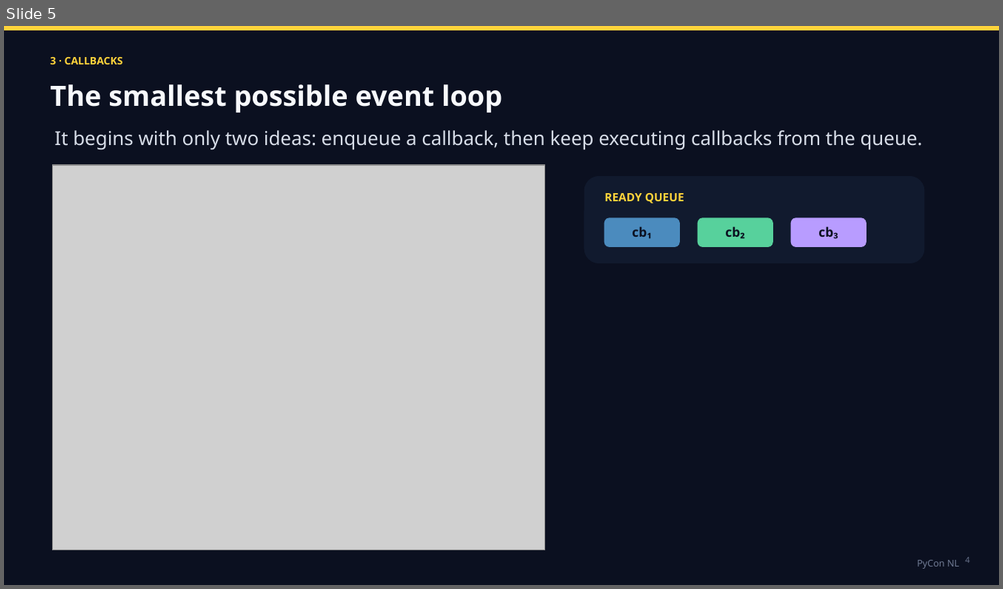
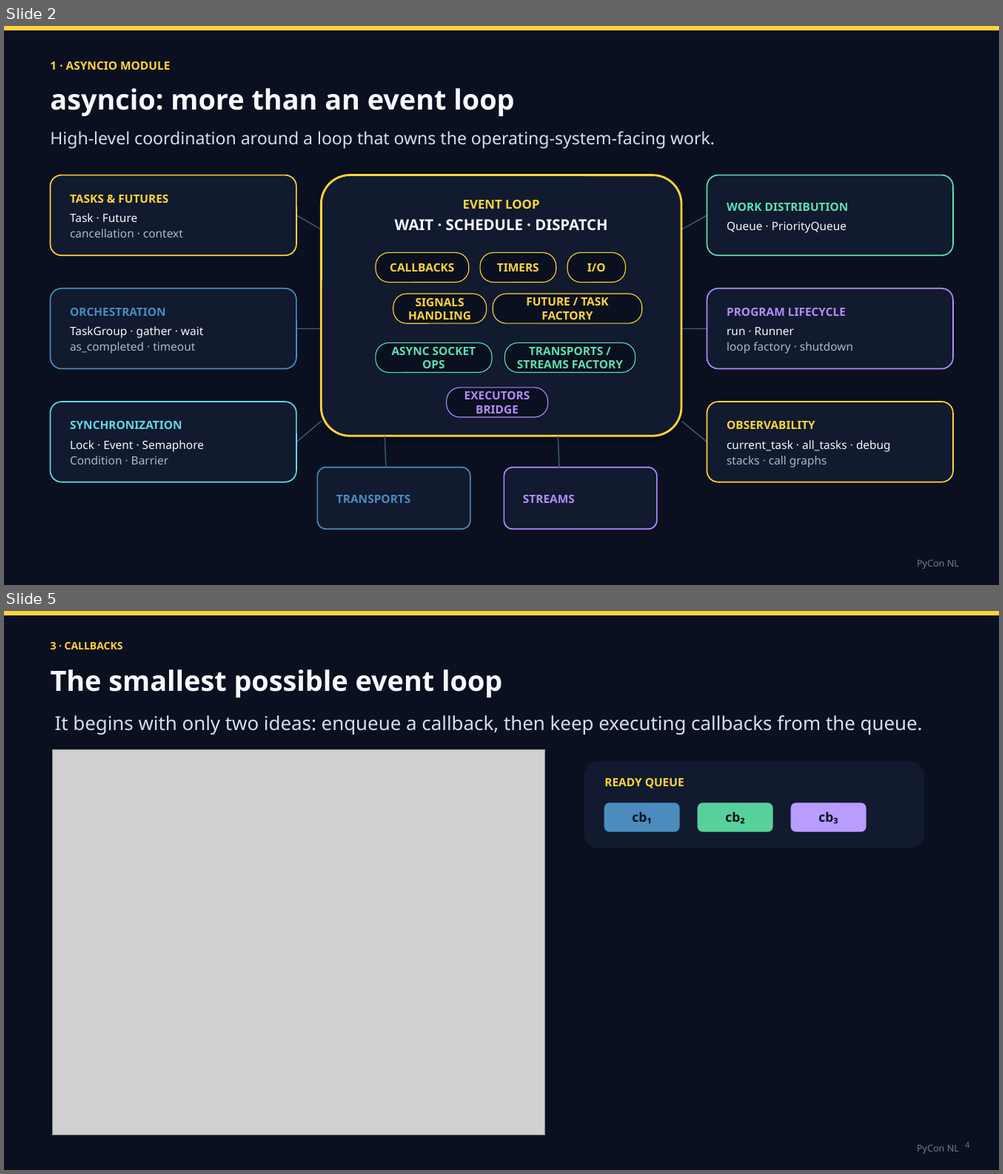
Before and after one commit to tarasko/eduloop, a slide deck: slides/TarasKozlov_AsyncioLoop.pptx. Shown one above the other, each under a label of ours: slide 5 before the commit, slides 2 and 5 after it; the slides between them are not shown. The pictures are 1003x589 and 1003x1174 pixels, drawn with LibreOffice and Linux fonts; fonts in the diff are those of the drawing; grey boxes stand for pictures. Boxes give left, top, right and bottom in pixels: in the first picture for what was removed or moved away, otherwise in the second. Text is boxed around its words. In the diff, an @@ line names an element or a change of style, - is before the commit and + after.

```diff
--- a/slides/TarasKozlov_AsyncioLoop.pptx
+++ b/slides/TarasKozlov_AsyncioLoop.pptx
@@ slide 2 added at (4, 26, 999, 585), background #0B1020; not listed: 2 template elements that a slide beside it also shows @@
@@ text added at (50, 62, 170, 70), 11 pt, text #FFD43B, bold @@
+1 · ASYNCIO MODULE
@@ text added at (50, 88, 514, 116), 27 pt, text #F7F9FC, bold @@
+asyncio: more than an event loop
@@ text added at (50, 131, 714, 149), 16.5 pt, text #D7DDE8 @@
+High-level coordination around a loop that owns the operating-system-facing work.
@@ rounded rectangle added at (51, 175, 296, 256), fill #111A2E, outline #FFD43B 1.2 pt, 11 pt, text #AEB8CC @@
+TASKS & FUTURES
+Task · Future
+cancellation · context
@@ rounded rectangle added at (321, 175, 681, 437), fill #111A2E, outline #FFD43B 2 pt, 14.5 pt, text #F7F9FC, bold @@
+EVENT LOOP
+WAIT · SCHEDULE · DISPATCH
@@ rounded rectangle added at (707, 175, 953, 256), fill #111A2E, outline #5DE0AE 1.2 pt, 11 pt, text #F7F9FC @@
+WORK DISTRIBUTION
+Queue · PriorityQueue
@@ line added from (296, 215) to (321, 230), #3A5A78 1 pt @@
@@ line added from (681, 230) to (707, 215), #3A5A78 1 pt @@
@@ rounded rectangle added at (375, 253, 469, 283), fill #0B1020, outline #FFD43B 0.8 pt, 11 pt, text #FFD43B, bold @@
+CALLBACKS
@@ rounded rectangle added at (480, 253, 556, 283), fill #0B1020, outline #FFD43B 0.8 pt, 11 pt, text #FFD43B, bold @@
+TIMERS
@@ rounded rectangle added at (567, 253, 626, 283), fill #0B1020, outline #FFD43B 0.8 pt, 11 pt, text #FFD43B, bold @@
+I/O
@@ rounded rectangle added at (51, 289, 296, 369), fill #111A2E, outline #4B8BBE 1.2 pt, 11 pt, text #F7F9FC @@
+ORCHESTRATION
+TaskGroup · gather · wait
+as_completed · timeout
@@ rounded rectangle added at (707, 289, 953, 369), fill #111A2E, outline #B28CFF 1.2 pt, 11 pt, text #AEB8CC @@
+PROGRAM LIFECYCLE
+run · Runner
+loop factory · shutdown
@@ rounded rectangle added at (393, 294, 486, 323), fill #0B1020, outline #FFD43B 0.8 pt, 11 pt, text #FFD43B, bold @@
+SIGNALS HANDLING
@@ rounded rectangle added at (492, 294, 642, 323), fill #0B1020, outline #FFD43B 0.8 pt, 11 pt, text #FFD43B, bold @@
+FUTURE / TASK FACTORY
@@ line added from (296, 329) to (321, 329), #3A5A78 1 pt @@
@@ line added from (681, 329) to (707, 329), #3A5A78 1 pt @@
@@ rounded rectangle added at (375, 343, 492, 373), fill #0B1020, outline #5DE0AE 0.8 pt, 11 pt, text #5DE0AE, bold @@
+ASYNC SOCKET OPS
@@ rounded rectangle added at (505, 343, 635, 373), fill #0B1020, outline #5DE0AE 0.8 pt, 11 pt, text #5DE0AE, bold @@
+TRANSPORTS / STREAMS FACTORY
@@ rounded rectangle added at (51, 402, 296, 483), fill #111A2E, outline #63D7E3 1.2 pt, 11 pt, text #F7F9FC @@
+SYNCHRONIZATION
+Lock · Event · Semaphore
+Condition · Barrier
@@ rounded rectangle added at (447, 388, 548, 417), fill #0B1020, outline #B28CFF 0.8 pt, 11 pt, text #B28CFF, bold @@
+EXECUTORS BRIDGE
@@ rounded rectangle added at (707, 402, 953, 483), fill #111A2E, outline #FFD43B 1.2 pt, 11 pt, text #F7F9FC @@
+OBSERVABILITY
+current_task · all_tasks · debug
+stacks · call graphs
@@ line added from (296, 443) to (321, 421), #3A5A78 1 pt @@
@@ line added from (681, 421) to (707, 443), #3A5A78 1 pt @@
@@ line added from (386, 469) to (384, 437), #3A5A78 1 pt @@
@@ line added from (559, 469) to (558, 437), #3A5A78 1 pt @@
@@ rounded rectangle added at (317, 468, 470, 530), fill #111A2E, outline #4B8BBE 1.2 pt, 11 pt, text #4B8BBE, bold @@
+TRANSPORTS
@@ rounded rectangle added at (504, 468, 657, 530), fill #111A2E, outline #B28CFF 1.2 pt, 11 pt, text #B28CFF, bold @@
+STREAMS
```
Also in this commit, not shown: 9 slides changed, 1 slide removed, 6 other files.
